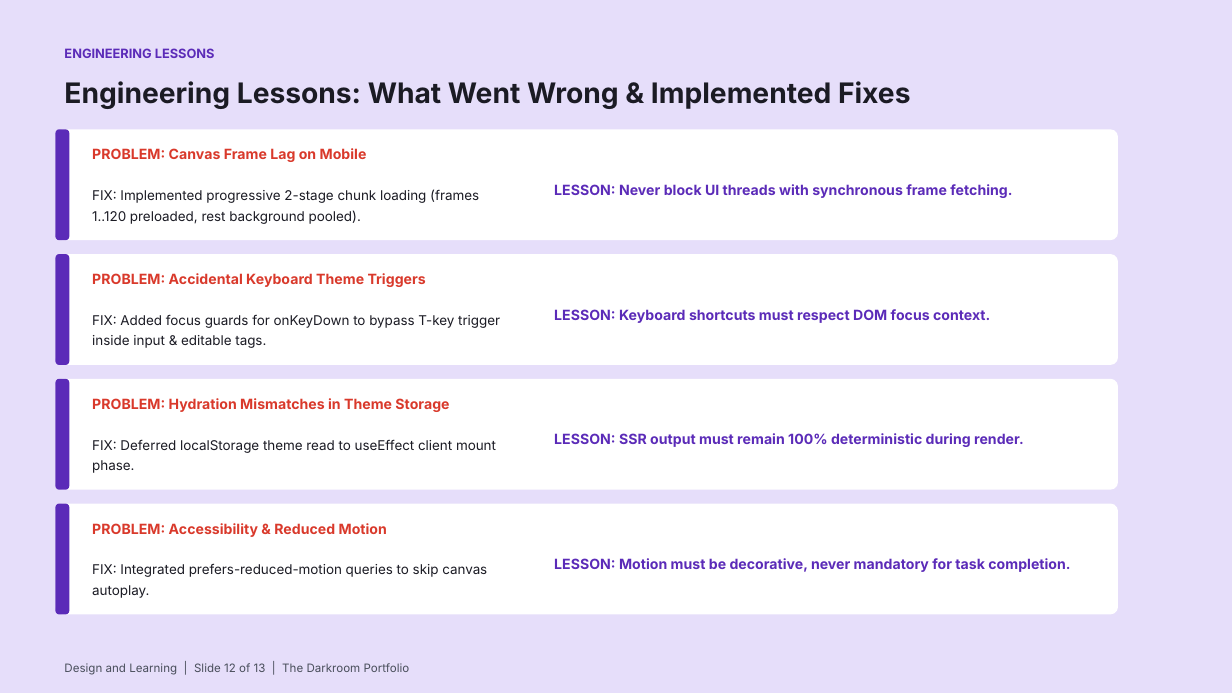
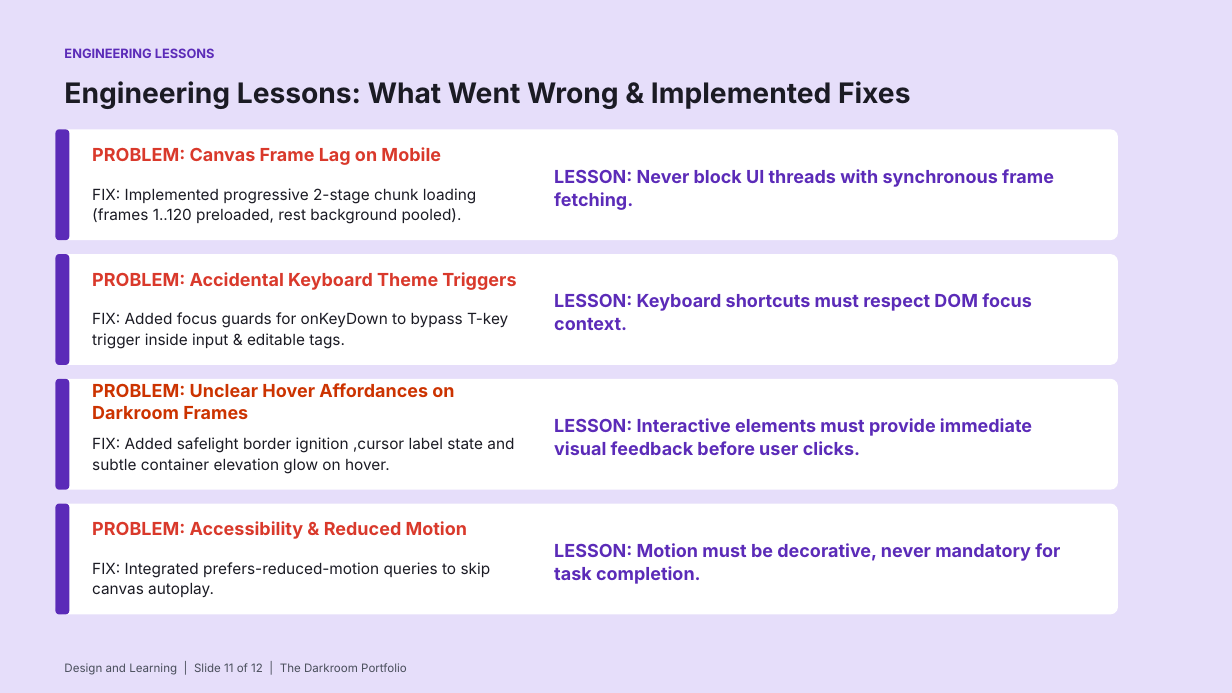
Before and after one commit to Yatin07/portfolio, a slide deck: slide 11 of Portfolio_Design_Deck.pptx (slide 12 before the commit). Drawn at 1232x693 pixels with LibreOffice and Linux fonts; fonts in the diff are those of the drawing. Boxes give left, top, right and bottom in pixels: in the first picture for what was removed or moved away, otherwise in the second. Text is boxed around its words. In the diff, an @@ line names an element or a change of style, - is before the commit and + after.

Commit message:
fix: add vibrant safelight hover glow to darkroom contact sheet frames

```diff
--- a/Portfolio_Design_Deck.pptx
+++ b/Portfolio_Design_Deck.pptx
@@ text at (x1=92, y1=383, x2=454, y2=419): text changed; size 11 to 14 pt; text colour #D9392B to #CC3300 @@
-PROBLEM: Hydration Mismatches in Theme Storage
+PROBLEM: Unclear Hover Affordances on Darkroom Frames
@@ text at (x1=554, y1=418, x2=1032, y2=455): text changed; size 11 to 14 pt @@
-LESSON: SSR output must remain 100% deterministic during render.
+LESSON: Interactive elements must provide immediate visual feedback before user clicks.
@@ text at (x1=92, y1=437, x2=514, y2=474): text changed; size 10.5 to 12 pt @@
-FIX: Deferred localStorage theme read to useEffect client mount phase.
+FIX: Added safelight border ignition ,cursor label state and subtle container elevation glow on hover.
@@ size 11 to 14 pt in 6 elements at (x1=92, y1=147, x2=441, y2=165), (x1=554, y1=169, x2=1054, y2=210), (x1=92, y1=272, x2=516, y2=290), (x1=554, y1=293, x2=1032, y2=330), (x1=92, y1=521, x2=467, y2=539), (x1=554, y1=543, x2=1060, y2=584) @@
@@ size 10.5 to 12 pt in 3 elements at (x1=92, y1=188, x2=476, y2=224), (x1=92, y1=312, x2=508, y2=349), (x1=92, y1=562, x2=491, y2=597) @@
@@ text at (x1=64, y1=663, x2=407, y2=675): text changed @@
-Design and Learning | Slide 12 of 13 | The Darkroom Portfolio
+Design and Learning | Slide 11 of 12 | The Darkroom Portfolio
```
Also in this commit, not shown: 11 other slides changed, 1 slide removed, 2 other files.
